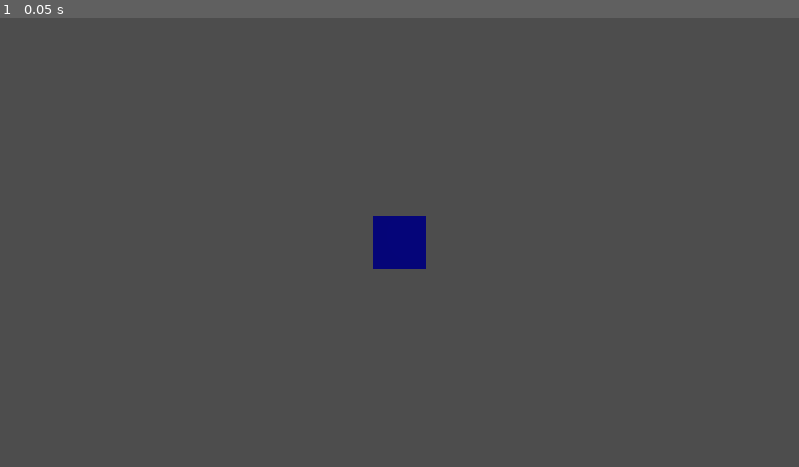
Above: before the commit, frame 1.
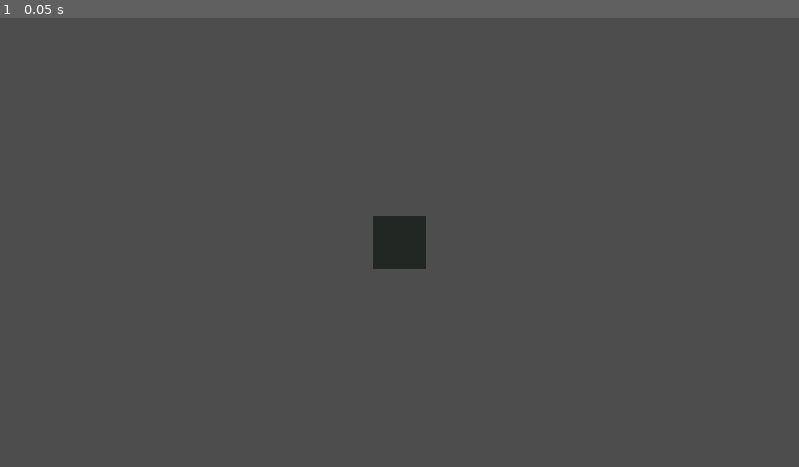
Above: after the commit, the same moment.

Repository: kenscl/drone
Game: Godot game, scene res://main.tscn
The game is run twice, just before and just after one commit, with the same random seed, the same clock (stepped at 60 frames per second) and the same inputs.
Inputs:
- Up to frame 1 (0.05 s): no input

The runs differ from the first frame. In frame 1, 0.8% of the frame differs, in the area x 46-54%, y 44-56%.

Commit message:
ekf updates

Diff:
--- a/drone_viz/main.tscn
+++ b/drone_viz/main.tscn
@@ -6,7 +6,7 @@
 
 [sub_resource type="StandardMaterial3D" id="StandardMaterial3D_pkotq"]
 vertex_color_is_srgb = true
-albedo_color = Color(0, 0, 1, 1)
+albedo_color = Color(0.313037, 0.346701, 0.319681, 1)
 
 [node name="Main" type="Node3D"]
 
Not shown, changed: design_documents/attitude_determination/Kalman_filter.pdf
Not shown, changed: design_documents/attitude_determination/Kalman_filter.tex
Not shown, changed: imu_calib.py
